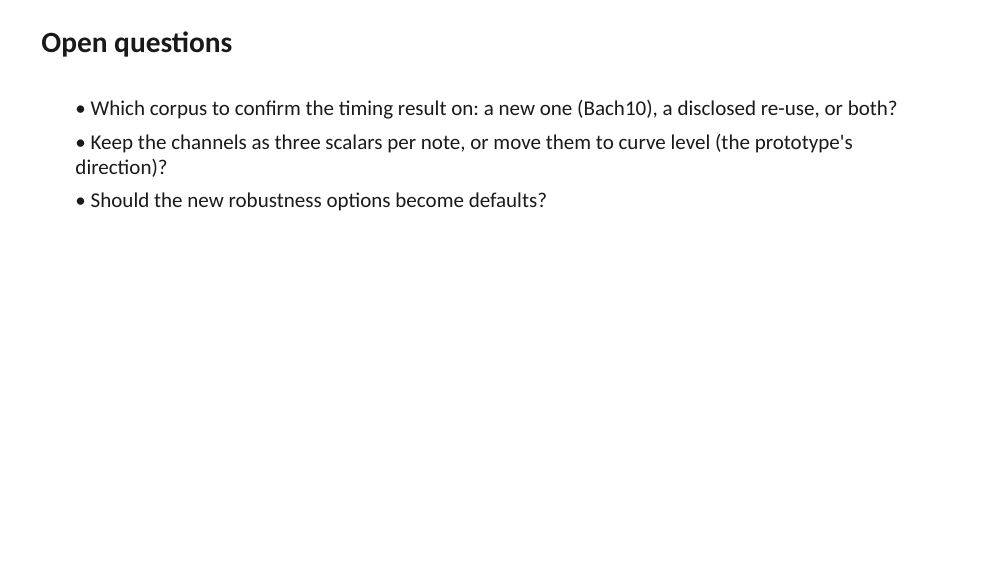
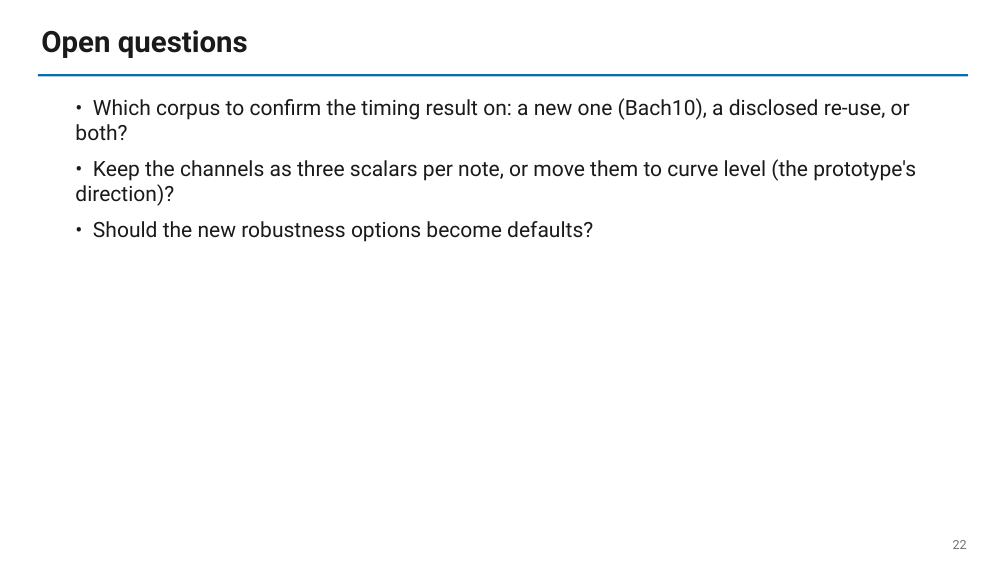
Before and after one commit to raylalang/score-bundle, a slide deck: slide 22 of docs/slides/deck_week.pptx. Drawn at 1008x567 pixels with LibreOffice and Linux fonts; fonts in the diff are those of the drawing. Boxes give left, top, right and bottom in pixels: in the first picture for what was removed or moved away, otherwise in the second. Text is boxed around its words. In the diff, an @@ line names an element or a change of style, - is before the commit and + after.

```diff
--- a/docs/slides/deck_week.pptx
+++ b/docs/slides/deck_week.pptx
@@ text "Open questions" at (x1=41, y1=30, x2=248, y2=58): font Calibri to Roboto @@
@@ rectangle added at (x1=38, y1=74, x2=968, y2=76), fill #0072B2 @@
@@ text "• Which corpus to confirm ..." at (x1=75, y1=98, x2=916, y2=242): font Calibri to Roboto; more space between paragraphs @@
@@ text added at (x1=953, y1=540, x2=967, y2=549), 12 pt, text #6B7280 @@
+22
```
Also in this commit, not shown: 21 other slides changed, 1 other file.
